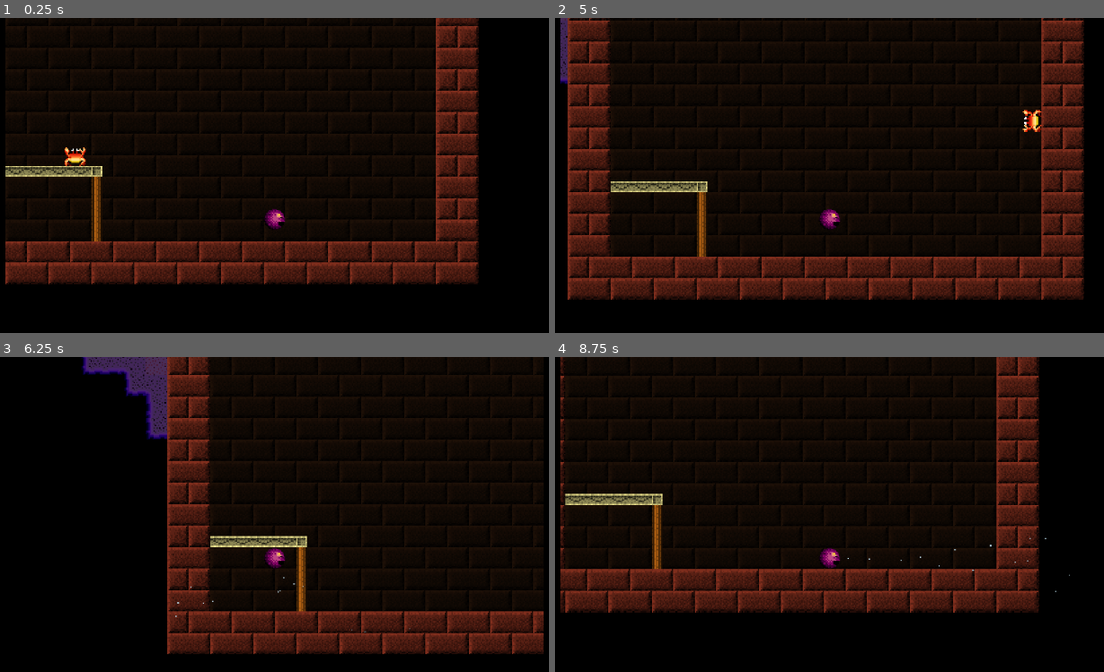
Above: before the commit, frames 1-4 (two rows, left to right).
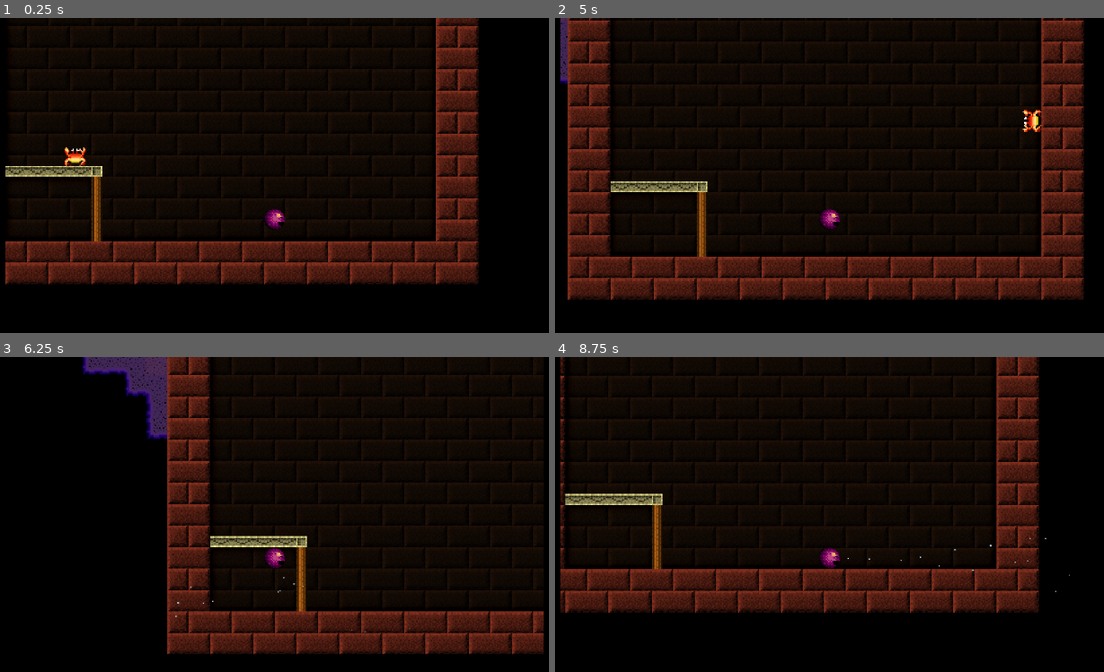
Above: after the commit, the same moments.

Repository: paulguy/Not-Uncrusty-Platformer
Game: Godot game, scene res://game.tscn
The game is run twice, just before and just after one commit, with the same random seed, the same clock (stepped at 60 frames per second) and the same inputs.
Inputs (mouse positions are in pixels of both pictures, inside the frame that each line leads up to):
- Up to frame 1 (0.25 s): no input
- Up to frame 2 (5 s): move the mouse to (988, 200) at 0.52 s; hold D (move_right) 0.53-1.28 s; click (988, 200) at 0.67 s; tap Space (jump) at 0.77, 1.52, 3.02, 3.77, 4.52 s; move the mouse to (686, 238) at 1.27 s; hold A (move_left) 1.28-2.03 s; move the mouse to (900, 131) at 2.02 s; hold D (move_right) 2.03-3.53 s; move the mouse to (791, 301) at 2.77 s; click (791, 301) at 2.92 s; move the mouse to (1043, 279) at 3.52 s; hold A (move_left) from 3.53 s (still down); move the mouse to (615, 159) at 4.27 s
- Up to frame 3 (6.25 s): move the mouse to (312, 558) at 5.02 s; click (312, 558) at 5.17 s; move the mouse to (164, 457) at 5.77 s; release A (move_left) at 5.78 s; hold D (move_right) from 5.78 s (still down); tap Space (jump) at 6.02 s
- Up to frame 4 (8.75 s): move the mouse to (988, 539) at 6.52 s; tap Space (jump) at 6.77, 7.52 s; move the mouse to (686, 577) at 7.27 s; click (686, 577) at 7.42 s; move the mouse to (900, 470) at 8.02 s; release D (move_right) at 8.03 s; hold A (move_left) from 8.03 s (still down)

The runs differ from the first frame. In frame 1, 0.1% of the frame differs, in the area x 0-80%, y 0-71%; in frame 2, 0.1%; in frame 3, 0.1%; in frame 4, 0.1%, in the area x 1-81%, y 0-68%.
Error before the commit: Invalid assignment of property or key 'current' with value of type 'bool' on a base object of type 'Camera2D'. (res://Player.gd:32)

Commit message:
Upgrade from godot beta to godot stable 4.0.1.

Diff:
--- a/Game.gd
+++ b/Game.gd
@@ -14,10 +14,9 @@
 	# bg is not needed, but just leave it around in case i want to add it back later, but remove it
 	# from the tree so it doesn't do anything weird.
 	self.remove_child(bg)
-	pass
 
 # Called every frame. 'delta' is the elapsed time since the previous frame.
-func _process(delta):
+func _process(_delta):
 	var size = get_viewport_rect().size
 	var off = -get_viewport_transform().origin
 	var zoom = 1.0
--- a/Player.gd
+++ b/Player.gd
@@ -29,13 +29,13 @@
 var invinco_anim = false
 
 func _ready():
-	camera.current = true
+	camera.make_current()
 
 func _input(event):
 	if event is InputEventMouse:
 		mousepos = event.position
 
-func _process(delta):
+func _process(_delta):
 	var ang = anim_dir.angle()
 	# make the cardinal directions be halfway through a segment
 	var seg = 4
--- a/Screen Area.gd
+++ b/Screen Area.gd
@@ -1,24 +1,32 @@
 extends Area2D
 
-var onscreenMobs = {}
+var onscreenMobs = []
+var toBeOnScreen = []
 
 # Called when the node enters the scene tree for the first time.
 func _ready():
 	pass # Replace with function body.
 
 # Called every frame. 'delta' is the elapsed time since the previous frame.
-func _process(delta):
-	pass
+func _process(_delta):
+	# eventually on_screen will call add_child which seems to do something with
+	# the 2D physics engine that it doesn't like being done while evaluating
+	# whether collisions happened, so change to collecting all objects which
+	# will become on screen, then do it all at once during processing the frame.
+	# This seems to make it happy.
+	for item in toBeOnScreen:
+		item.on_screen()
+	toBeOnScreen.clear()
 
 func _on_area_entered(area : Area2D):
-	area.get_parent().on_screen()
+	toBeOnScreen.append(area.get_parent())
 
 func _on_area_exited(area : Area2D):
 	area.get_parent().off_screen(onscreenMobs)
 
 func _on_body_entered(body):
 	if body is Mob:
-		onscreenMobs[body] = null
+		onscreenMobs.append(body)
 		body.on_screen()
 
 func _on_body_exited(body):
--- a/area.gd
+++ b/area.gd
@@ -14,7 +14,10 @@
 	onscreen = true
 	for mob in mobs:
 		mob.activate()
-		self.add_child(mob)
+		# suppress an error, if the mob is already parented, there's nothing to
+		# do as the only parent it could ever have is this node.
+		if mob.get_parent() == null:
+			self.add_child(mob)
 
 func off_screen(onscreenMobs):
 	onscreen = false
--- a/bg blend.gdshader
+++ b/bg blend.gdshader
@@ -1,5 +1,7 @@
 shader_type canvas_item;
 render_mode blend_disabled;
+
+uniform sampler2D SCREEN_TEXTURE : hint_screen_texture, filter_linear_mipmap;
 
 void fragment() {
 	COLOR = COLOR - (texture(SCREEN_TEXTURE, SCREEN_UV) * 0.15);
--- a/dirt.tres
+++ b/dirt.tres
@@ -54,6 +54,7 @@
 uniform sampler2D curve_frg_2 : repeat_disable;
 uniform sampler2D curve_frg_5 : repeat_disable;
 uniform sampler2D curve_frg_6 : repeat_disable;
+uniform sampler2D screen_tex_frg_7 : hint_screen_texture;
 
 
 
@@ -85,7 +86,7 @@
 
 	vec4 n_out7p0;
 // Texture2D:7
-	n_out7p0 = textureLod(SCREEN_TEXTURE, n_out8p0, 0.0);
+	n_out7p0 = texture(screen_tex_frg_7, n_out8p0);
 
 
 // VectorOp:15
--- a/project.godot
+++ b/project.godot
@@ -7,28 +7,6 @@
 ;   param=value ; assign values to parameters
 
 config_version=5
-
-_global_script_classes=[{
-"base": "CharacterBody2D",
-"class": &"Mob",
-"language": &"GDScript",
-"path": "res://mob.gd"
-}, {
-"base": "CharacterBody2D",
-"class": &"Player",
-"language": &"GDScript",
-"path": "res://Player.gd"
-}, {
-"base": "TileMap",
-"class": &"TilemapArea",
-"language": &"GDScript",
-"path": "res://area.gd"
-}]
-_global_script_class_icons={
-"Mob": "",
-"Player": "",
-"TilemapArea": ""
-}
 
 [application]
 
@@ -41,17 +19,17 @@
 
 move_left={
 "deadzone": 0.5,
-"events": [Object(InputEventKey,"resource_local_to_scene":false,"resource_name":"","device":0,"window_id":0,"alt_pressed":false,"shift_pressed":false,"ctrl_pressed":false,"meta_pressed":false,"pressed":false,"keycode":0,"physical_keycode":65,"unicode":0,"echo":false,"script":null)
+"events": [Object(InputEventKey,"resource_local_to_scene":false,"resource_name":"","device":0,"window_id":0,"alt_pressed":false,"shift_pressed":false,"ctrl_pressed":false,"meta_pressed":false,"pressed":false,"keycode":0,"physical_keycode":65,"key_label":0,"unicode":0,"echo":false,"script":null)
 ]
 }
 move_right={
 "deadzone": 0.5,
-"events": [Object(InputEventKey,"resource_local_to_scene":false,"resource_name":"","device":0,"window_id":0,"alt_pressed":false,"shift_pressed":false,"ctrl_pressed":false,"meta_pressed":false,"pressed":false,"keycode":0,"physical_keycode":68,"unicode":0,"echo":false,"script":null)
+"events": [Object(InputEventKey,"resource_local_to_scene":false,"resource_name":"","device":0,"window_id":0,"alt_pressed":false,"shift_pressed":false,"ctrl_pressed":false,"meta_pressed":false,"pressed":false,"keycode":0,"physical_keycode":68,"key_label":0,"unicode":0,"echo":false,"script":null)
 ]
 }
 jump={
 "deadzone": 0.5,
-"events": [Object(InputEventKey,"resource_local_to_scene":false,"resource_name":"","device":0,"window_id":0,"alt_pressed":false,"shift_pressed":false,"ctrl_pressed":false,"meta_pressed":false,"pressed":false,"keycode":0,"physical_keycode":32,"unicode":0,"echo":false,"script":null)
+"events": [Object(InputEventKey,"resource_local_to_scene":false,"resource_name":"","device":0,"window_id":0,"alt_pressed":false,"shift_pressed":false,"ctrl_pressed":false,"meta_pressed":false,"pressed":false,"keycode":0,"physical_keycode":32,"key_label":0,"unicode":0,"echo":false,"script":null)
 ]
 }
 
